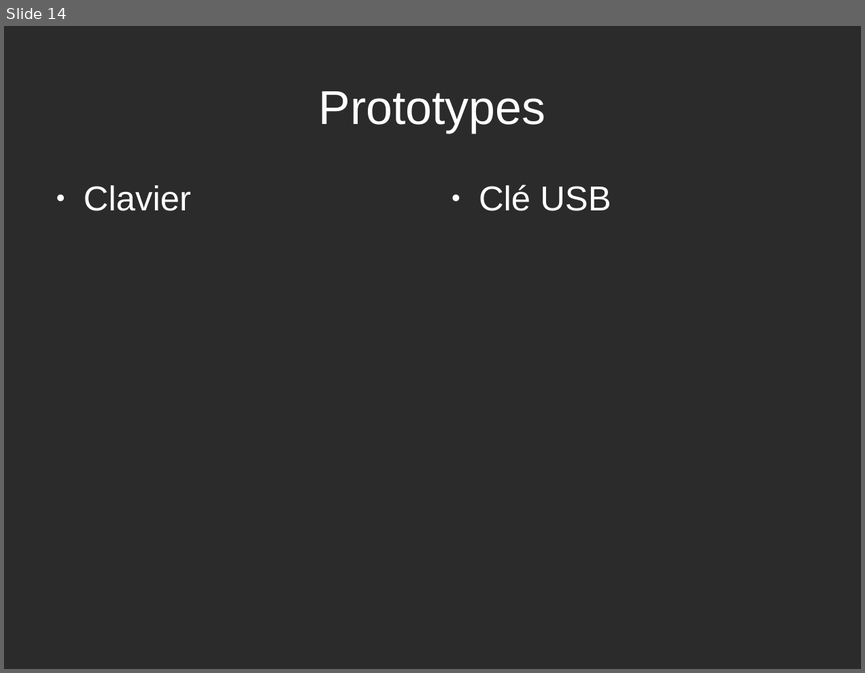
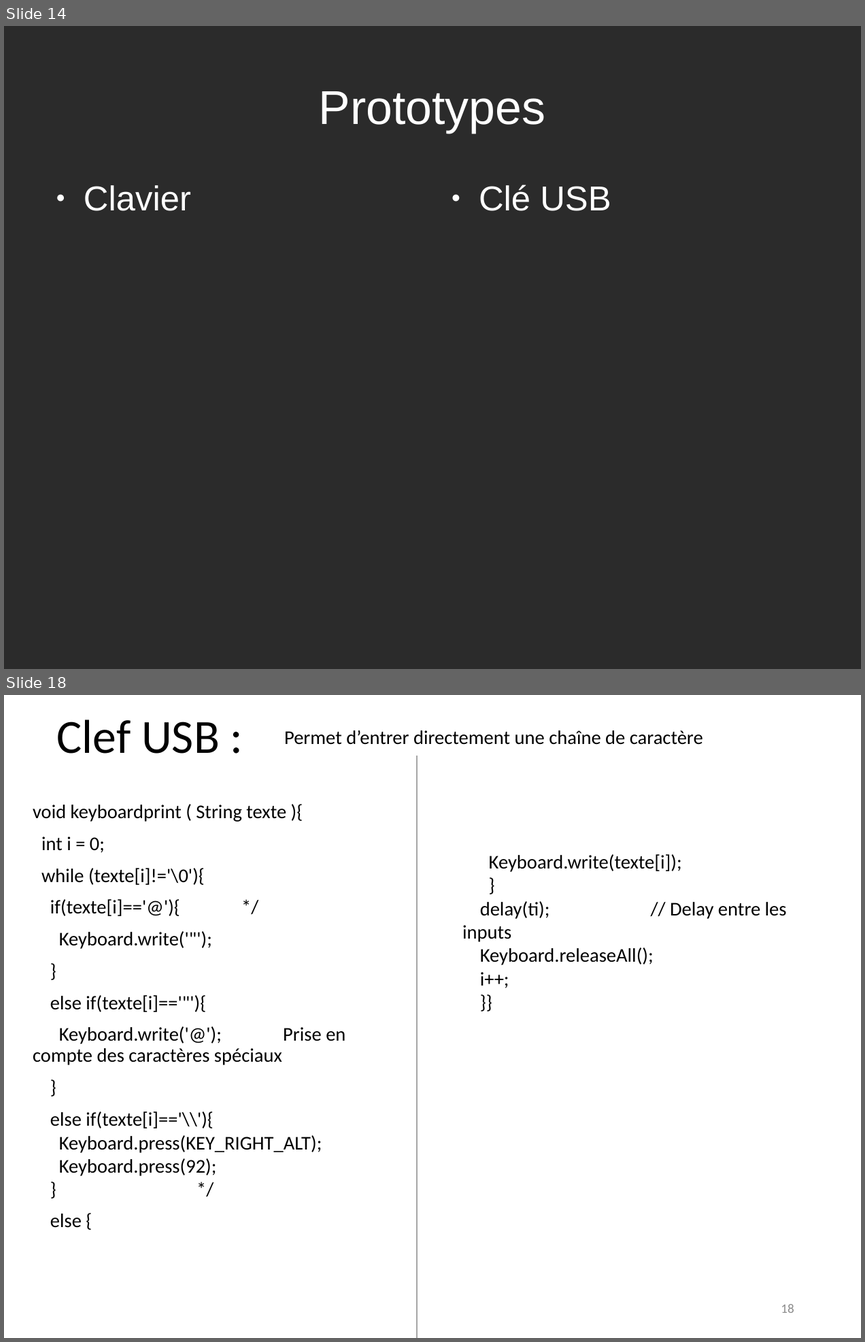
Before and after one commit to rguillomon/IMA3-4_Project, a slide deck: P12(périphUSB).odp. Shown one above the other, each under a label of ours: slide 14 before the commit, slides 14 and 18 after it; the slides between them are not shown. The pictures are 865x673 and 865x1342 pixels, drawn with LibreOffice and Linux fonts; fonts in the diff are those of the drawing; background and template pictures are left out; a plain dark background stands for a picture behind light text. Boxes give left, top, right and bottom in pixels: in the first picture for what was removed or moved away, otherwise in the second. Text is boxed around its words. In the diff, an @@ line names an element or a change of style, - is before the commit and + after.

```diff
--- a/P12(périphUSB).odp
+++ b/P12(périphUSB).odp
@@ slide 18 added at [4, 695, 861, 1338], background #FFFFFF @@
@@ title added at [57, 719, 220, 753], 44 pt, text #000000 @@
+Clef USB :
@@ text added at [284, 730, 703, 745], 18 pt, text #000000 @@
+Permet d’entrer directement une chaîne de caractère
@@ line added from (417, 756) to (417, 1338), #000000 0.51 pt @@
@@ subtitle added at [33, 804, 345, 1227], 18 pt, text #000000 @@
+void keyboardprint ( String texte ){
+int i = 0;
+while (texte[i]!='\0'){
+if(texte[i]=='@'){ */
+Keyboard.write('"');
+}
+else if(texte[i]=='"'){
+Keyboard.write('@'); Prise en compte des caractères spéciaux
+}
+else if(texte[i]=='\\'){
+Keyboard.press(KEY_RIGHT_ALT);
+Keyboard.press(92);
+} */
+else {
@@ text added at [462, 854, 787, 988], 18 pt, text #000000 @@
+Keyboard.write(texte[i]);
+}
+delay(ti); // Delay entre les inputs
+Keyboard.releaseAll();
+i++;
+}}
@@ page number added at [781, 1304, 793, 1312], 12 pt, text #8B8B8B @@
+18
```
Also in this commit, not shown: 4 slides changed, 7 other slides added, 16 other files.
